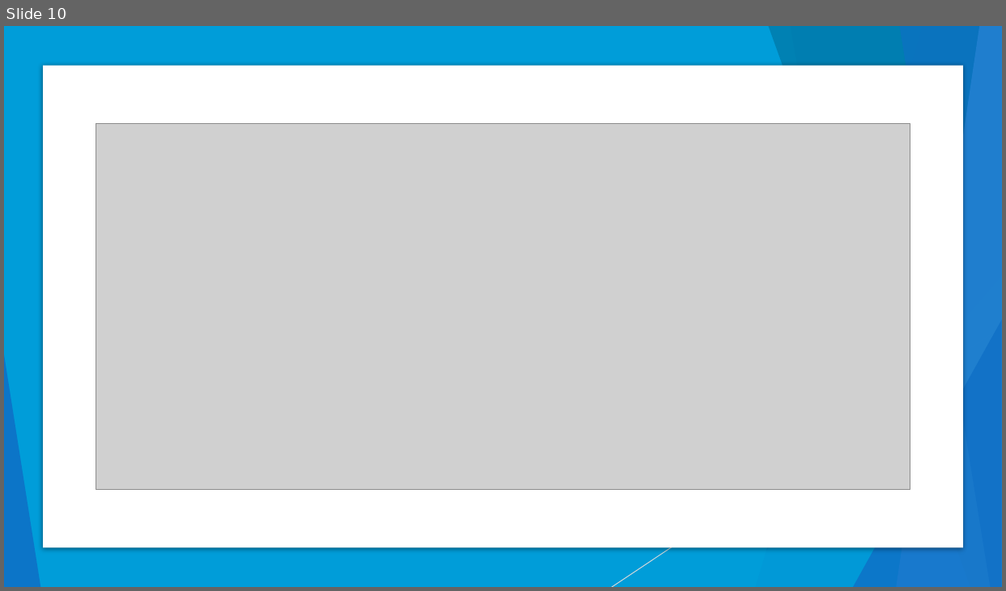
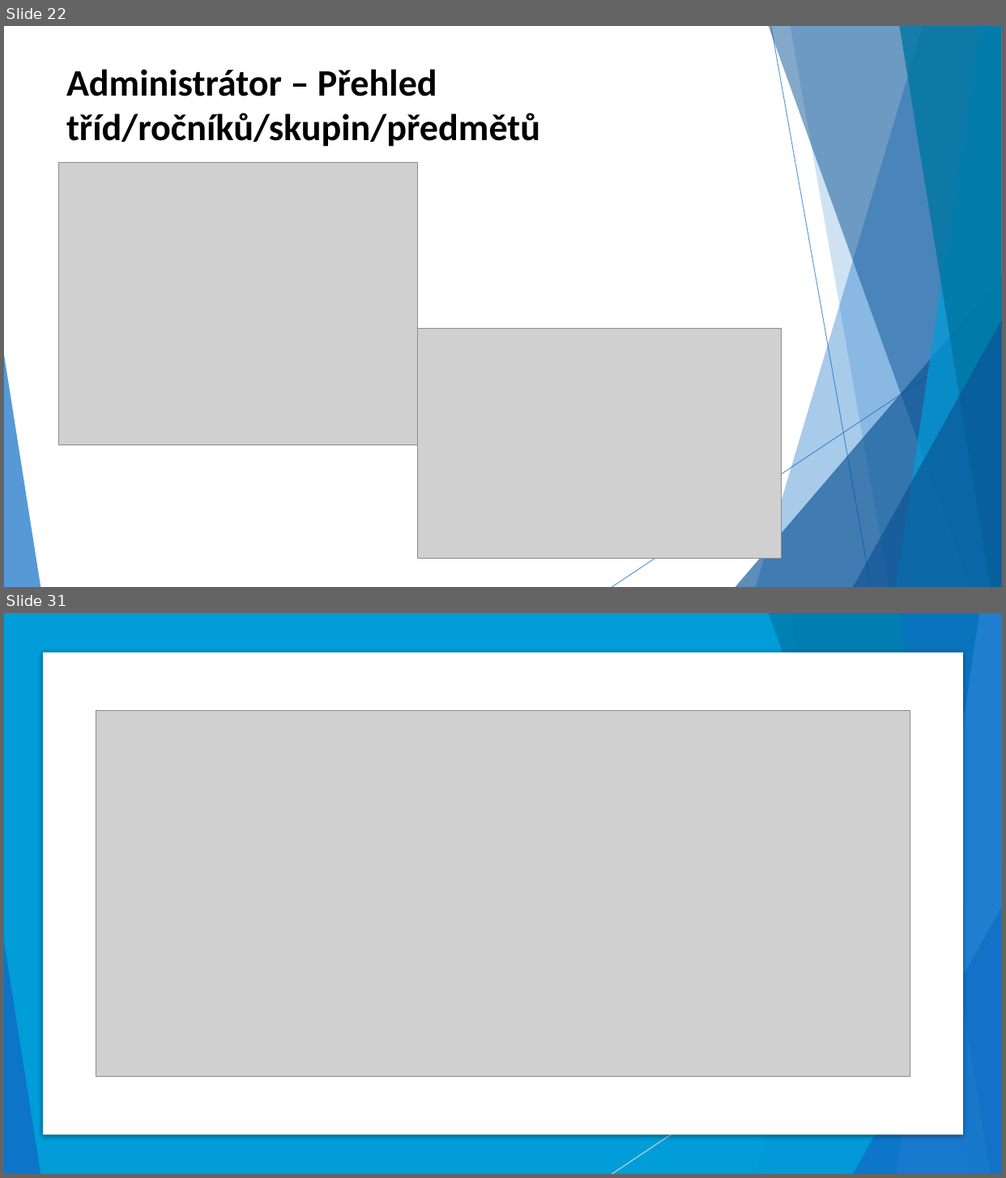
Before and after one commit to Kropi11/Maturitni-zkouska, a slide deck: Dlouhodoba maturitni prace/DMP-prezentace.pptx. Shown one above the other, each under a label of ours: slide 10 before the commit, slides 22 and 31 after it; the slides between them are not shown. The pictures are 1006x591 and 1006x1178 pixels, drawn with LibreOffice and Linux fonts; fonts in the diff are those of the drawing; grey boxes stand for pictures. Boxes give left, top, right and bottom in pixels: in the first picture for what was removed or moved away, otherwise in the second. Text is boxed around its words. In the diff, an @@ line names an element or a change of style, - is before the commit and + after.

```diff
--- a/Dlouhodoba maturitni prace/DMP-prezentace.pptx
+++ b/Dlouhodoba maturitni prace/DMP-prezentace.pptx
@@ slide 22 added at box(4, 26, 1002, 587), background #FFFFFF; not listed: 10 template elements that a slide beside it also shows @@
@@ title added at box(66, 69, 540, 147), 36 pt, text #000000, bold @@
+Administrátor – Přehled tříd/ročníků/skupin/předmětů
@@ picture added at box(58, 163, 417, 446) @@
@@ picture added at box(418, 328, 782, 559) @@
@@ what was slide 10 is now slide 31 @@
```
Also in this commit, not shown: 27 other slides added, 4 slides removed.
